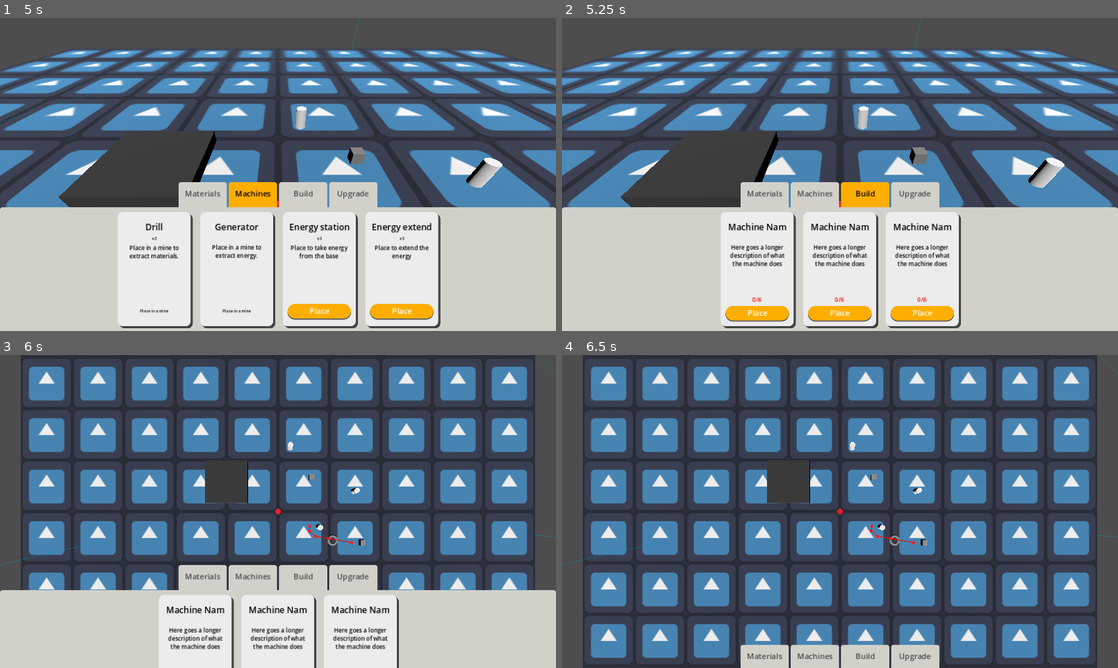
Above: before the commit, frames 1-4 (two rows, left to right).
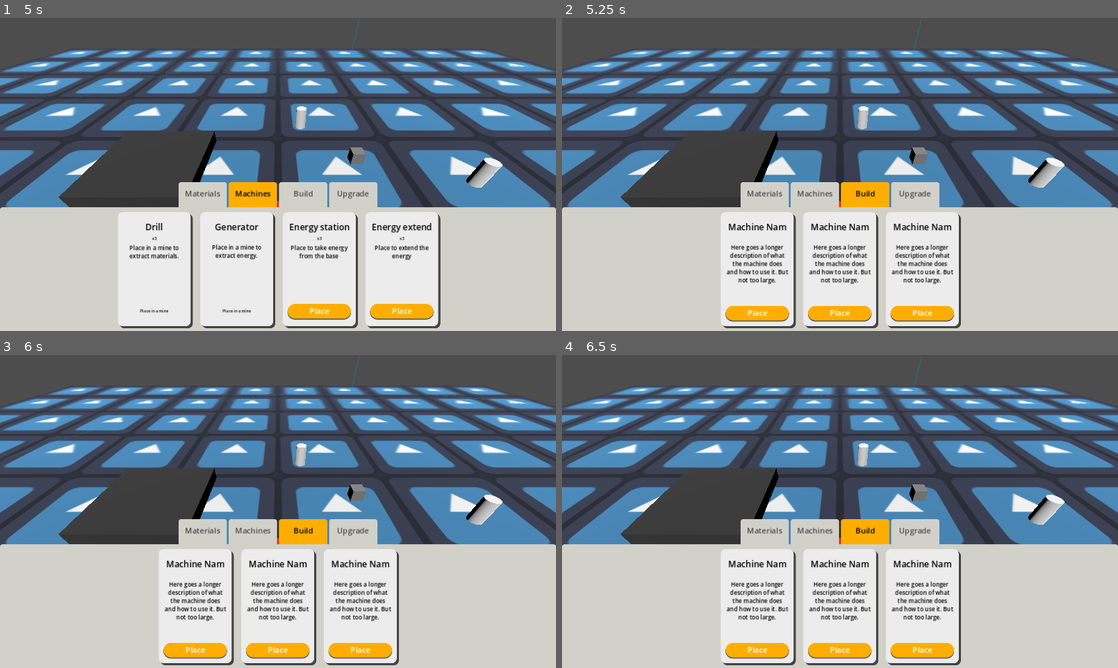
Above: after the commit, the same moments.

Repository: angelR0G/GameOff2024
Game: Godot game, scene res://other_objects/map.tscn
Same seed, same stepped clock (60 frames per second), same inputs: the game is played once before the commit and once after it. The engine's default icon, where the game draws it, is replaced by a stand-in: a white triangle on a blue panel in a dark square.
Inputs (mouse positions are in pixels of both pictures, inside the frame that each line leads up to):
- Up to frame 1 (5 s): click "Materials" at 0.5 s; move the mouse to (400, 158) at 1.27 s; hold D (right) 1.28-2 s; hold E (interact) 1.28-2 s; click "Machines" at 2 s; click "Place" at 2.75 s; move the mouse to (166, 190) at 3.52 s; hold Q (back) 3.53-4.28 s; click (166, 190) at 3.6 s; move the mouse to (333, 105) at 4.27 s; hold D (right) from 4.28 s (still down); hold E (interact) from 4.28 s (still down)
- Up to frame 2 (5.25 s): release D (right) at 5 s; release E (interact) at 5 s; click "Build" at 5 s
- Up to frame 3 (6 s): click "Place" at 5.75 s
- Up to frame 4 (6.5 s): no input

Frame 1 is identical in both runs. In frame 2, 0.6% of the frame differs, in the area x 29-71%, y 80-91%; in frame 3, 58%; in frame 4, 77%, in the area x 0-100%, y 0-100%.
Error before the commit: Invalid call. Nonexistent function 'get_machine_mesh' in base 'Nil'. (res://other_objects/build_mode.gd:22)

Commit message:
feat: create machines blueprint

Diff:
--- a/machines/drill.gd
+++ b/machines/drill.gd
@@ -1,8 +1,4 @@
 class_name Drill extends MineMachine
-
-const DRILL_BUILD_COST :Dictionary = {
-	1 : 6 # Material 1, quantity 6
-}
 
 var material_amount :int = 0
 var current_weight :int = 0
--- a/machines/machine_container.gd
+++ b/machines/machine_container.gd
@@ -1,6 +1,11 @@
 class_name MachineContainer extends Node
 
 var _machines :Array[Machine] = []
+
+
+func add_machine_by_type(type:Machine.Type) -> Machine:
+	_machines.append(MachineFactory.new_machine(type))
+	return _machines.back()
 
 func remove_machine_by_type(type:Machine.Type) -> Machine:
 	for i in _machines.size():
--- a/machines/machine_factory.gd
+++ b/machines/machine_factory.gd
@@ -7,5 +7,15 @@
 	Machine.Type.EnergyExtender : preload("res://machines/energy_extender.tscn")
 }
 
+const machine_build_cost :Dictionary = {
+	Machine.Type.Drill : {1:6},
+	Machine.Type.Generator : {1:6},
+	Machine.Type.EnergyStation : {1:6},
+	Machine.Type.EnergyExtender : {1:6}
+}
+
 static func new_machine(type:Machine.Type) -> Machine:
 	return machine_scenes[type].instantiate()
+
+static func get_machine_build_cost(type:Machine.Type) -> Dictionary:
+	return machine_build_cost.get(type, {})
--- a/other_objects/player.gd
+++ b/other_objects/player.gd
@@ -24,16 +24,16 @@
 	if Instance == null:
 		Instance = self
 
-	machines._machines.append(MachineFactory.new_machine(Machine.Type.Drill))
-	machines._machines.append(MachineFactory.new_machine(Machine.Type.Drill))
-	machines._machines.append(MachineFactory.new_machine(Machine.Type.Drill))
-	machines._machines.append(MachineFactory.new_machine(Machine.Type.Generator))
-	machines._machines.append(MachineFactory.new_machine(Machine.Type.EnergyStation))
-	machines._machines.append(MachineFactory.new_machine(Machine.Type.EnergyStation))
-	machines._machines.append(MachineFactory.new_machine(Machine.Type.EnergyStation))
-	machines._machines.append(MachineFactory.new_machine(Machine.Type.EnergyExtender))
-	machines._machines.append(MachineFactory.new_machine(Machine.Type.EnergyExtender))
-	machines._machines.append(MachineFactory.new_machine(Machine.Type.EnergyExtender))
+	machines.add_machine_by_type(Machine.Type.Drill)
+	machines.add_machine_by_type(Machine.Type.Drill)
+	machines.add_machine_by_type(Machine.Type.Drill)
+	machines.add_machine_by_type(Machine.Type.Generator)
+	machines.add_machine_by_type(Machine.Type.EnergyStation)
+	machines.add_machine_by_type(Machine.Type.EnergyStation)
+	machines.add_machine_by_type(Machine.Type.EnergyStation)
+	machines.add_machine_by_type(Machine.Type.EnergyExtender)
+	machines.add_machine_by_type(Machine.Type.EnergyExtender)
+	machines.add_machine_by_type(Machine.Type.EnergyExtender)
 
 func _process(delta):
 	var dir := Vector3()
--- a/ui/blueprint_cost_display.gd
+++ b/ui/blueprint_cost_display.gd
@@ -1,6 +1,7 @@
 class_name BlueprintCostDisplay extends HBoxContainer
 
 const COST_ICON_SCENE := preload("res://ui/blueprint_cost_icon.tscn")
+var _cost :Dictionary = {}
 
 func set_cost(materials:Dictionary) -> void:
 	for child in get_children():
@@ -20,3 +21,26 @@
 		new_icon.get_child(1).add_theme_color_override("font_color", Color.BLACK if player_amount >= required_amount else Color.RED)
 
 		add_child(new_icon)
+
+	_cost = materials
+
+
+func has_player_enough_materials() -> bool:
+	if Player.Instance == null or _cost.is_empty():
+		return false
+
+	var player_materials := Player.Instance.materials
+	for material_id in _cost:
+		if player_materials.get_material_quantity_from_id(material_id) < _cost[material_id]:
+			return false
+
+	return true
+
+
+func remove_cost_from_player() -> void:
+	if Player.Instance == null:
+		return
+
+	var player_materials := Player.Instance.materials
+	for material_id in _cost:
+		player_materials.remove_material(material_id, _cost[material_id])
--- a/ui/blueprint_icon.gd
+++ b/ui/blueprint_icon.gd
@@ -1,41 +1,17 @@
 class_name Blueprint extends AspectRatioContainer
-
-var machine:Machine
 
 @onready var name_label := $BlueprintIcon/MarginContainer/VBoxContainer/MarginContainer/VBoxContainer/BlueprintNameLabel
 @onready var description_label := $BlueprintIcon/MarginContainer/VBoxContainer/BlueprintDescriptionLabel
 @onready var build_button := $BlueprintIcon/MarginContainer/VBoxContainer/MarginContainer2/VBoxContainer/BuildButton
 @onready var blueprint_cost_display: BlueprintCostDisplay = $BlueprintIcon/MarginContainer/VBoxContainer/MarginContainer2/VBoxContainer/BlueprintCostDisplay
 
-func _ready() -> void:
-	blueprint_cost_display.set_cost(Drill.DRILL_BUILD_COST)
-
-func set_machine_name(text:String) -> void:
+func set_blueprint_name(text:String) -> void:
 	name_label.text = text
 
 
-func set_machine_description(text:String) -> void:
+func set_blueprint_description(text:String) -> void:
 	description_label.text = text
 
 
-func set_machine(new_machine:Machine) ->void:
-	machine = new_machine
-	set_machine_name(machine.machine_name)
-	set_machine_description(machine.description)
-
-
-func enter_build_mode() -> void:
-	var player := Player.Instance
-	var hud := player.hud
-
-	BUILDMODE.enter_build_mode(machine)
-	player.input_disabled = true
-	hud.set_menu_visibility(false)
-	hud.set_menu_enabled(false)
-
-	await BUILDMODE.build_mode_exited
-
-	player.input_disabled = false
-	hud.show_machines_inventory()
-	hud.set_menu_visibility(true)
-	hud.set_menu_enabled(true)
+func set_blueprint_cost(cost:Dictionary) -> void:
+	blueprint_cost_display.set_cost(cost)
--- a/ui/blueprint_icon.tscn
+++ b/ui/blueprint_icon.tscn
@@ -79,5 +79,3 @@
 layout_mode = 2
 size_flags_vertical = 4
 text = "Place"
-
-[connection signal="pressed" from="BlueprintIcon/MarginContainer/VBoxContainer/MarginContainer2/VBoxContainer/BuildButton" to="." method="enter_build_mode"]
--- /dev/null
+++ b/ui/machine_blueprint.gd
@@ -0,0 +1,35 @@
+class_name MachineBlueprint extends Blueprint
+
+@export var machine_scene:PackedScene = null
+var machine :Machine
+
+func _ready() -> void:
+	var instantiated_scene := _try_to_instantiate_machine()
+	if instantiated_scene == null:
+		queue_free()
+		return
+
+	machine = instantiated_scene
+	set_blueprint_name(machine.machine_name)
+	set_blueprint_description(machine.description)
+	set_blueprint_cost(MachineFactory.get_machine_build_cost(machine._type))
+
+
+func build_machine() -> void:
+	if not blueprint_cost_display.has_player_enough_materials():
+		return
+
+	blueprint_cost_display.remove_cost_from_player()
+	Player.Instance.machines.add_machine_by_type(machine._type)
+
+
+func _try_to_instantiate_machine() -> Node:
+	if machine_scene == null:
+		return null
+
+	var instantiated_scene := machine_scene.instantiate()
+	if not instantiated_scene is Machine:
+		instantiated_scene.queue_free()
+		return null
+
+	return instantiated_scene
--- /dev/null
+++ b/ui/machine_blueprint.tscn
@@ -0,0 +1,8 @@
+[gd_scene load_steps=3 format=3 uid="uid://duioumqc0bxvh"]
+
+[ext_resource type="PackedScene" uid="uid://c8dpceh8gf0mo" path="res://ui/blueprint_icon.tscn" id="1_1wdfw"]
+[ext_resource type="Script" path="res://ui/machine_blueprint.gd" id="2_exbui"]
+
+[node name="MachineBlueprint" instance=ExtResource("1_1wdfw")]
+script = ExtResource("2_exbui")
+machine_scene = null
